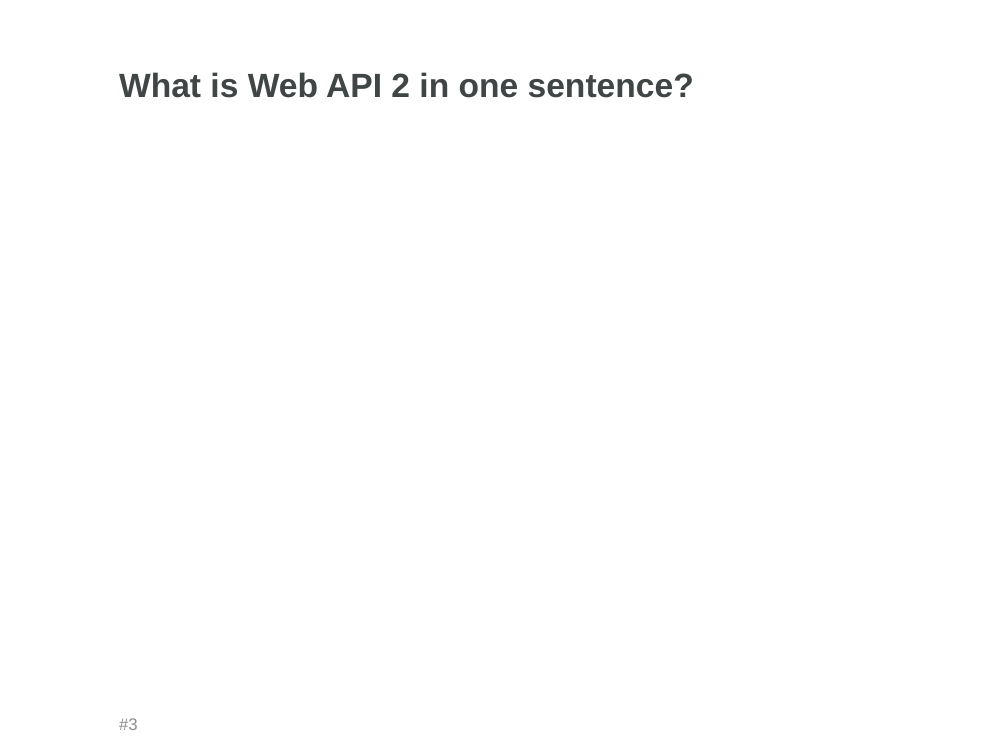
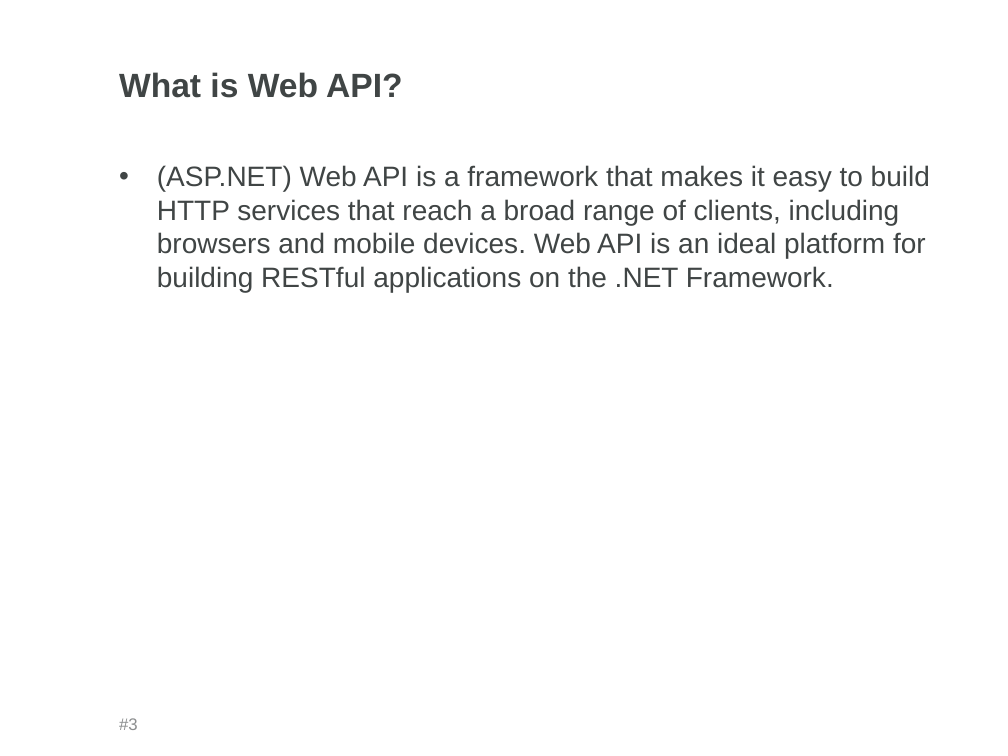
Before and after one commit to rfe-nosi/WebAPI, a slide deck: slide 3 of WebAPI_Short.pptx. Drawn at 1008x756 pixels with LibreOffice and Linux fonts; fonts in the diff are those of the drawing; background and template pictures are left out. Boxes give left, top, right and bottom in pixels: in the first picture for what was removed or moved away, otherwise in the second. Text is boxed around its words. In the diff, an @@ line names an element or a change of style, - is before the commit and + after.

```diff
--- a/WebAPI_Short.pptx
+++ b/WebAPI_Short.pptx
@@ title at box(119, 72, 402, 98): text changed @@
-What is Web API 2 in one sentence?
+What is Web API?
@@ text added at box(157, 165, 930, 292), 20 pt, text #404545 @@
+• (ASP.NET) Web API is a framework that makes it easy to build HTTP services that reach a broad range of clients, including browsers and mobile devices. Web API is an ideal platform for building RESTful applications on the .NET Framework.
```
Also in this commit, not shown: 3 other slides changed, 3 slides added, 1 slide removed, 2 other files.
